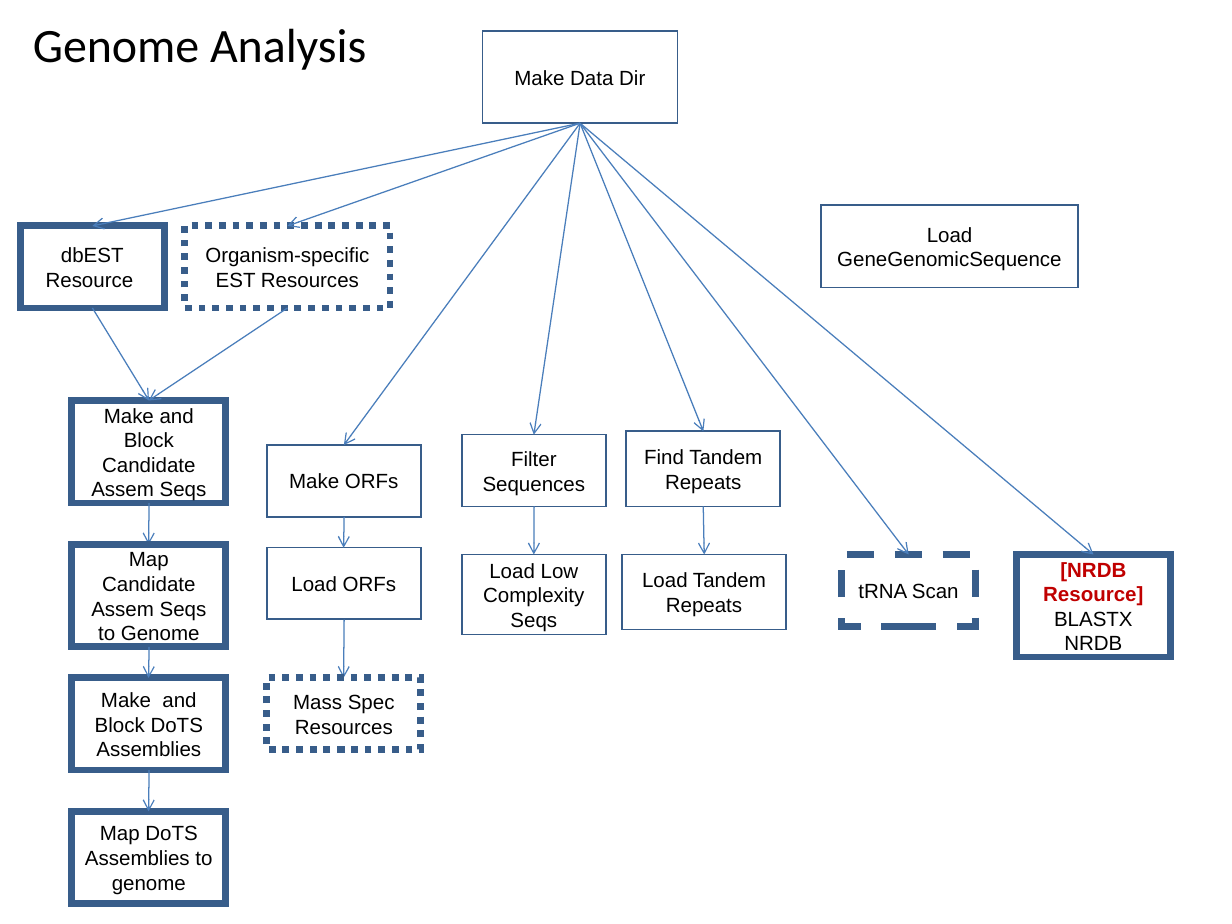
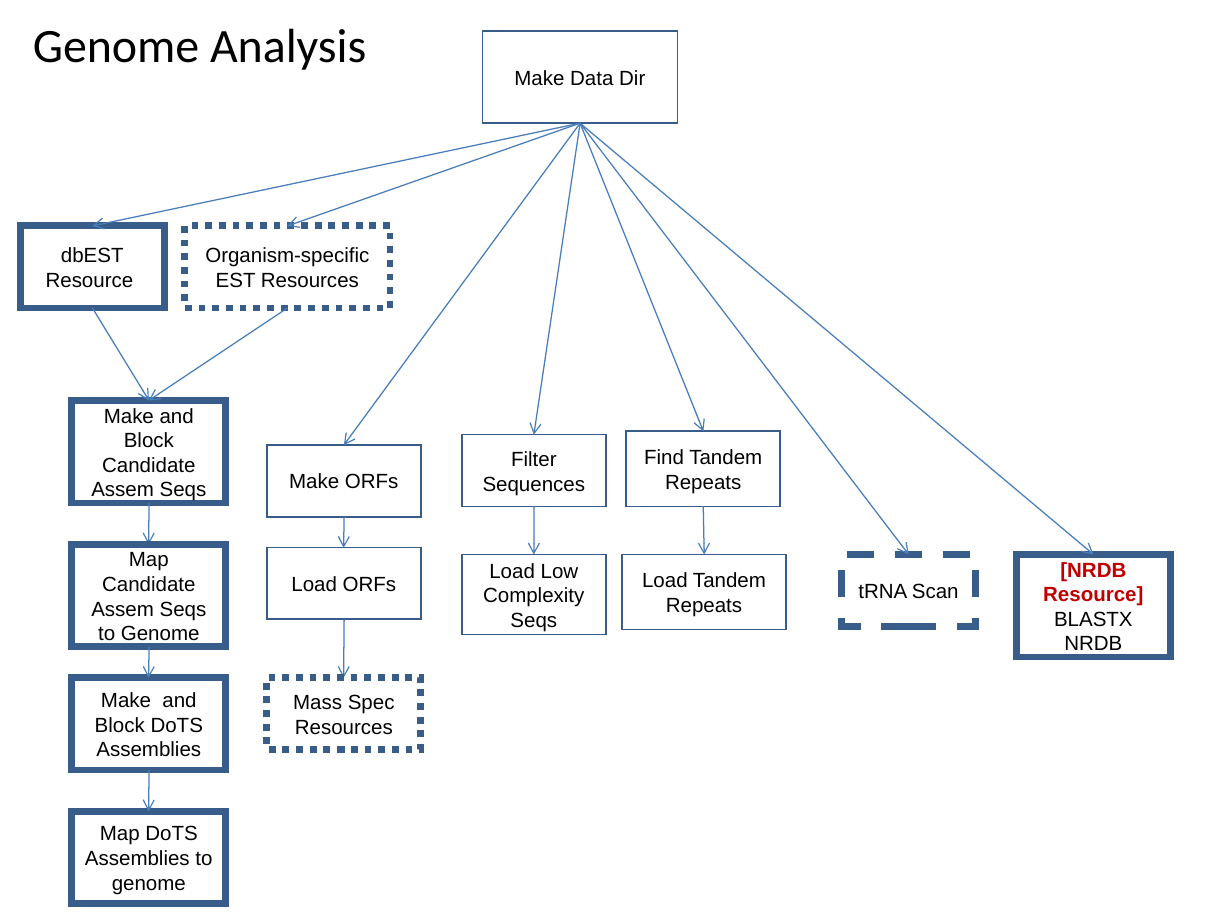
Before and after one commit to VEuPathDB/ApiCommonWorkflow, a slide deck: slide 8 of Main/doc/IntegratedWorkflow.ppt. Drawn at 1232x924 pixels with LibreOffice and Linux fonts; fonts in the diff are those of the drawing. Boxes give left, top, right and bottom in pixels: in the first picture for what was removed or moved away, otherwise in the second. Text is boxed around its words. In the diff, an @@ line names an element or a change of style, - is before the commit and + after.

Commit message:
move InsertGeneGenomicSequenceWithSql to proteome subgraph

```diff
--- a/Main/doc/IntegratedWorkflow.ppt
+++ b/Main/doc/IntegratedWorkflow.ppt
@@ rectangle removed at [822, 206, 1078, 288] @@
-Load GeneGenomicSequence
```
Also in this commit, not shown: 1 other slide changed.
